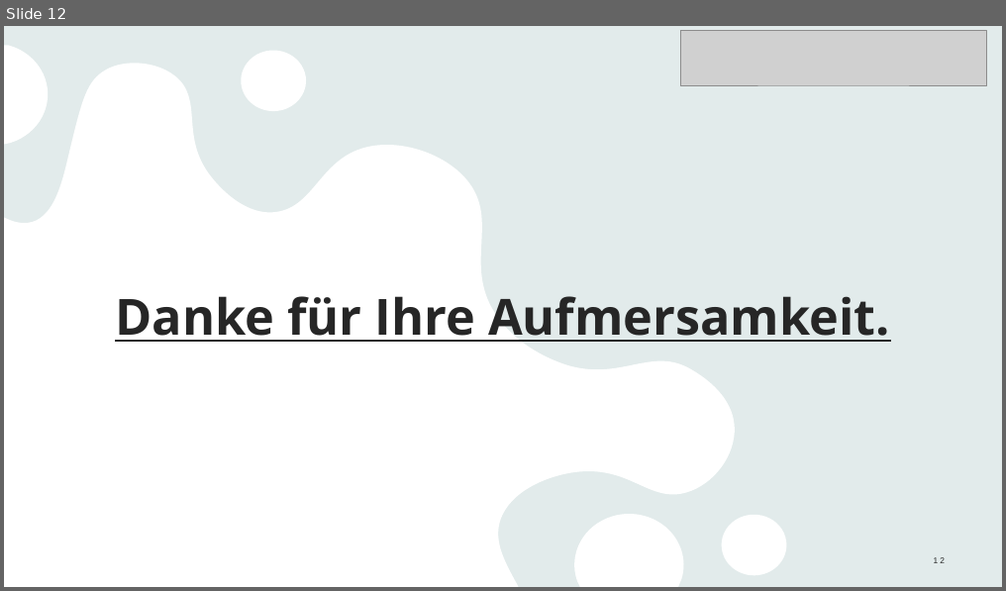
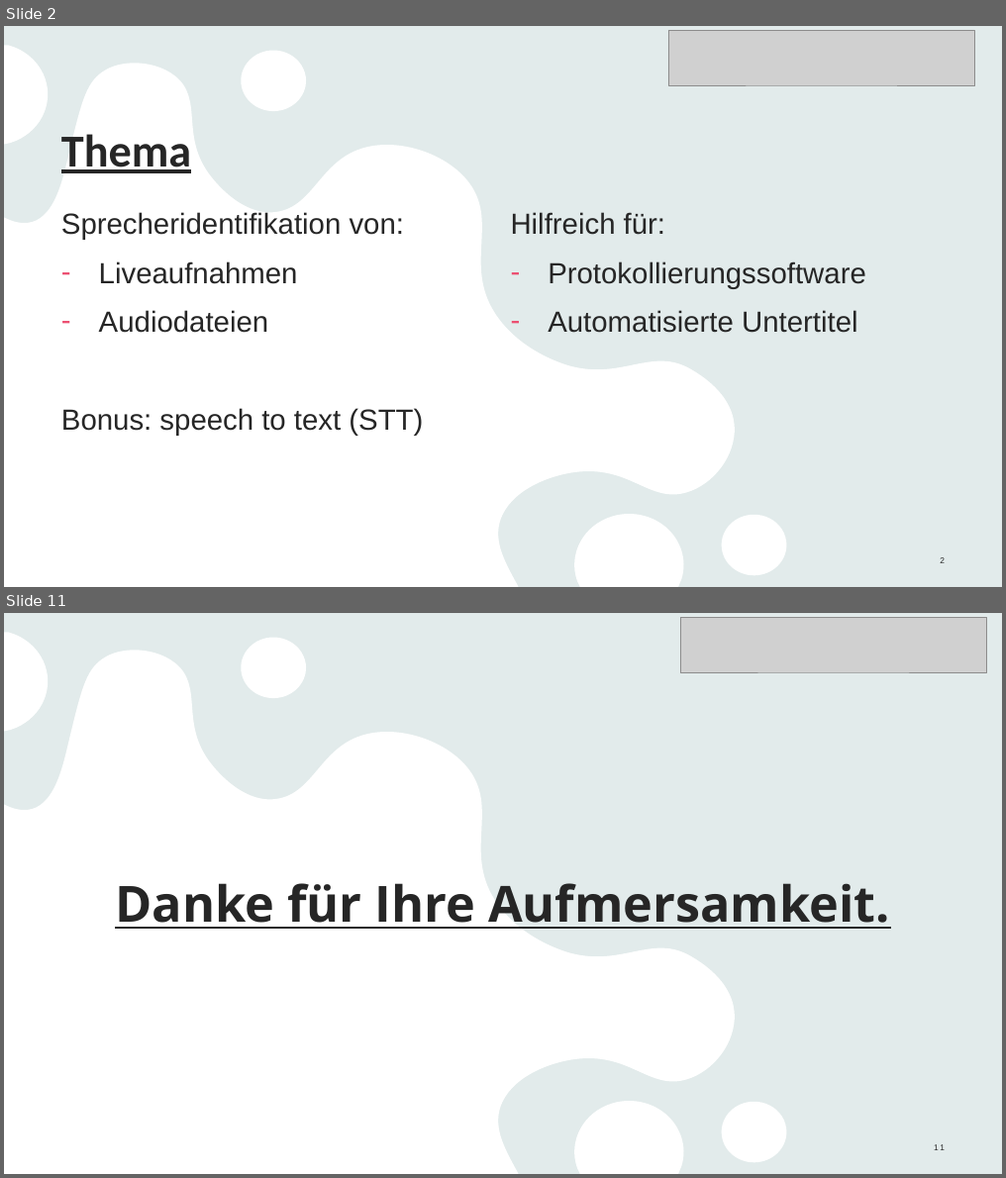
Before and after one commit to Linelle-7/Sprecherkennung-Deep-Learning-, a slide deck: VoiceRecognition_Zwischenstand .pptx. Shown one above the other, each under a label of ours: slide 12 before the commit, slides 2 and 11 after it; the slides between them are not shown. The pictures are 1006x591 and 1006x1178 pixels, drawn with LibreOffice and Linux fonts; fonts in the diff are those of the drawing; grey boxes stand for pictures. Boxes give left, top, right and bottom in pixels: in the first picture for what was removed or moved away, otherwise in the second. Text is boxed around its words. In the diff, an @@ line names an element or a change of style, - is before the commit and + after.

```diff
--- a/VoiceRecognition_Zwischenstand .pptx
+++ b/VoiceRecognition_Zwischenstand .pptx
@@ slide 2 added at box(4, 26, 1002, 587), background #E9F3F3; not listed: 2 template elements that a slide beside it also shows @@
@@ picture added at box(668, 30, 974, 85) @@
@@ title added at box(61, 134, 191, 174), 44 pt, text #262626, bold, underline @@
+Thema
@@ text added at box(61, 212, 423, 436), 28 pt, text #262626 @@
+Sprecheridentifikation von:
+– Liveaufnahmen
+– Audiodateien
+Bonus: speech to text (STT)
@@ text added at box(511, 212, 866, 333), 28 pt, text #262626 @@
+Hilfreich für:
+– Protokollierungssoftware
+– Automatisierte Untertitel
@@ page number added at box(940, 558, 944, 564), 8 pt, text #262626 @@
+2
@@ what was slide 12 is now slide 11 @@
@@ page number at box(934, 1145, 944, 1151): text changed @@
-12
+11
```
Also in this commit, not shown: 6 slides changed, 2 other slides added, 4 slides removed.
